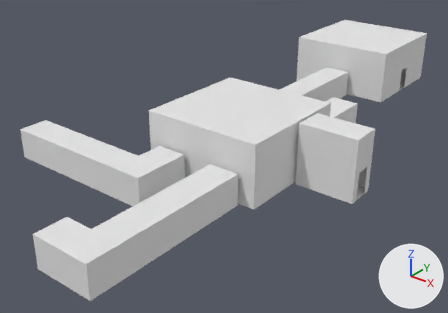
Before and after pictures for a commit that changed the Blender file DyNaDeMo/assets/Textures/ButtonRoute.blend.
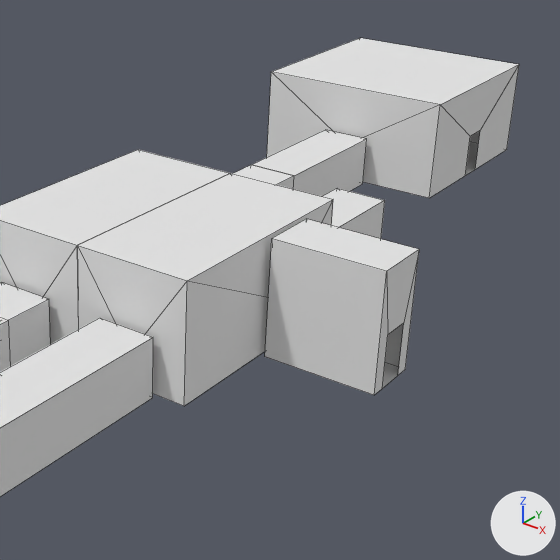
Each version is shown whole from a 50 mm lens placed at (9.76, -14.3, 8.96), pointed at (-2.08, 0.5, -0.22), then close up on the part from 35% to 100% of the width and 0% to 92% of the height. The lights are fixed; the arrows at lower right show +X, +Y and +Z. The close-ups show mesh edges as thin lines.

Names of what the first close-up shows: 'ButtonDoorsCorridor', 'ButtonRoom', 'DoorsRoom', 'MRoomPuzzleC', 'ObserveButtonC', 'PuzzleLeverC', 'PuzzleRoom', 'PuzzleTallC1'.
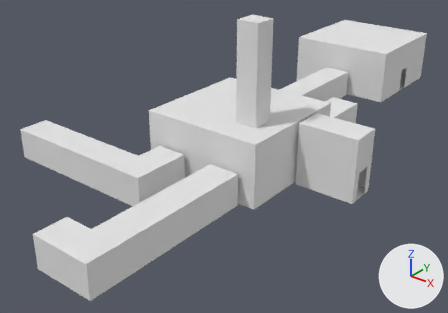
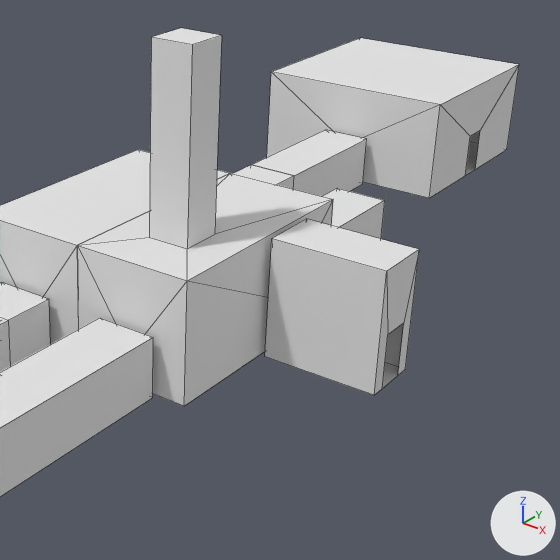
Where the change shows, as pixel boxes [x1, y1, x2, y2] in the close-ups (560 x 560 px):
'PuzzleRoom', reshaped (62% taller): before [77, 173, 333, 406]; after [77, 28, 333, 406]
part 1 of me_puzzleroom, built on: before [78, 173, 333, 281]; after [78, 28, 333, 281]

Edits to the bpy script that builds the scene:
```text
Add mat_room_001:
    mat_room_001 = diffuse_material('Room.001')
    mat_room_001.base_color = (0.787, 0.787, 0.787)  # white #e5e5e5
Change me_puzzleroom:
    used by ob_puzzleroom; location = (0.0, 0.0, 0.0); scale = (1.0, 2.0, 1.0)
    remove me_puzzleroom.from_pydata(...)  # 20 vertices, 12 faces; spans x -1.0..1.0, y -1.0..1.0, z 0.0..2.0
    remove me_puzzleroom.materials.append(mat_room)  # white #e5e5e5
    add me_puzzleroom.from_pydata(...)  # 28 vertices, 20 faces; spans x -1.0..1.0, y -1.0..1.0, z 0.0..5.0
    me_puzzleroom part 1
    1 face is deleted
    8 vertices are added at x -0.35..0.35, y -0.55..-0.2, z 2.0..5.0
    9 new faces join them
    add me_puzzleroom.materials.append(mat_room_001)  # white #e5e5e5
```
